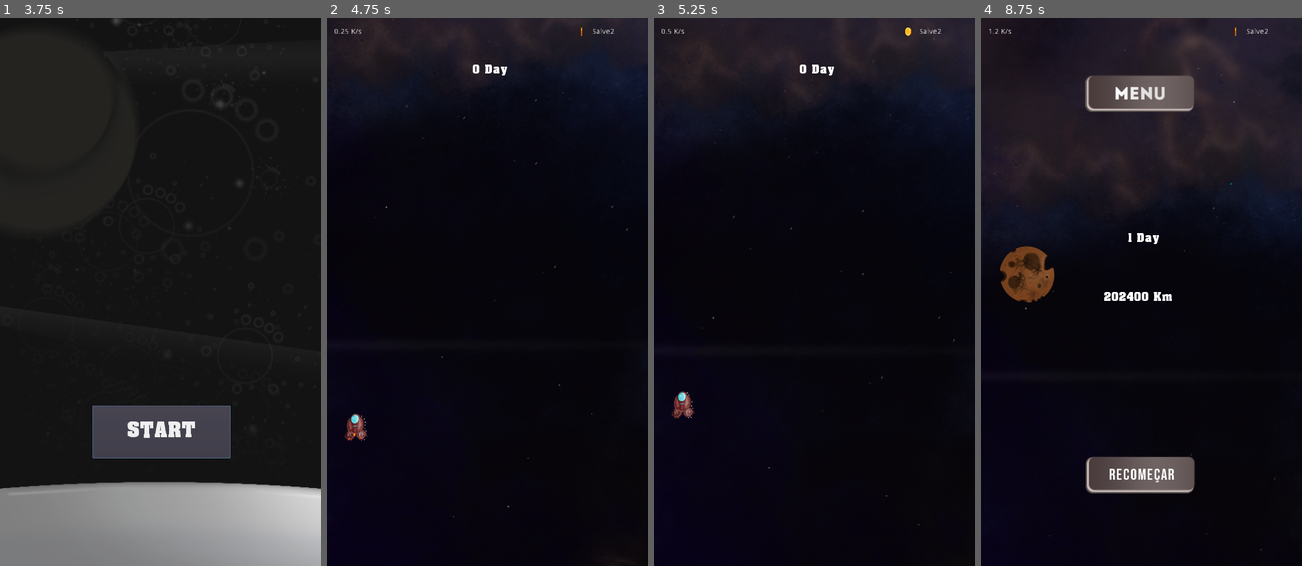
Above: before the commit, frames 1-4 (left to right).
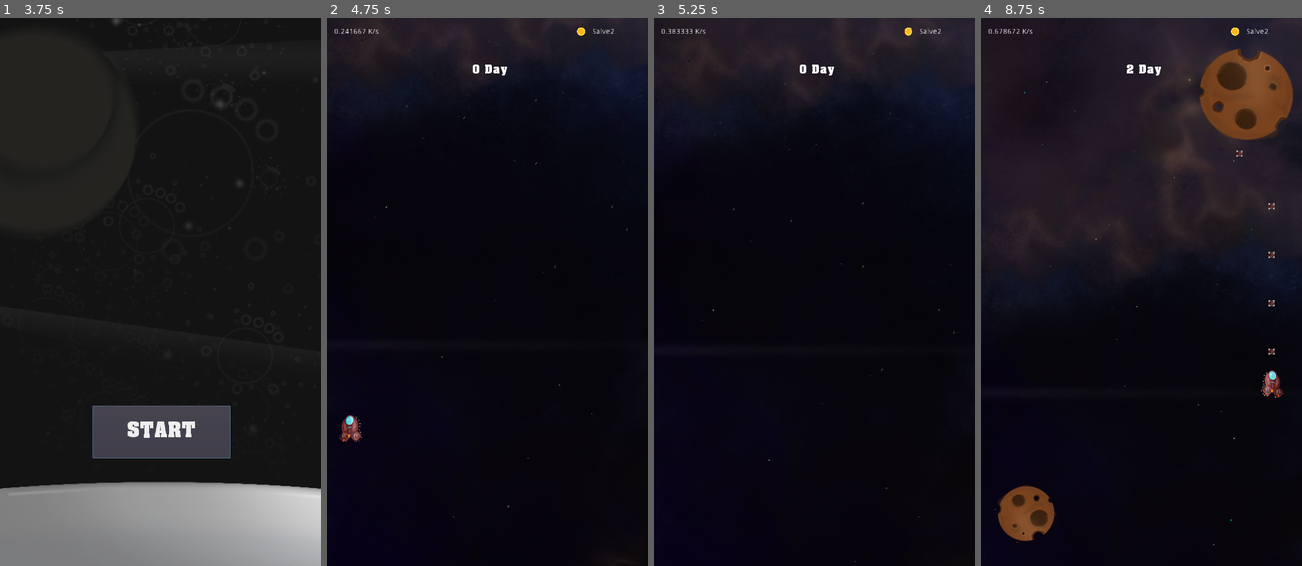
Above: after the commit, the same moments.

Repository: JvLetsBora/Game_lab
Game: Godot game, scene res://scenes/Load.tscn
Two runs of this game, one before a commit and one after it. Both use one fixed random seed, a clock stepped at 60 frames per second and the inputs below.
Inputs (mouse positions are in pixels of both pictures, inside the frame that each line leads up to):
- Up to frame 1 (3.75 s): move the mouse to (231, 264) at 0.52 s; hold Right (ui_right) 0.53-1.25 s; click (231, 264) at 0.67 s; drag from (96, 319) to (144, 401) at 1.27 s; move the mouse to (192, 171) at 2.02 s; hold Right (ui_right) 2.03-2.75 s; click "START" at 2.75 s; click "START" at 3.5 s
- Up to frame 2 (4.75 s): drag from (471, 401) to (391, 209) at 4.27 s
- Up to frame 3 (5.25 s): move the mouse to (910, 374) at 5.02 s; hold Left (ui_left) from 5.03 s (still down)
- Up to frame 4 (8.75 s): release Left (ui_left) at 5.75 s; drag from (1045, 209) to (1009, 379) at 5.77 s; move the mouse to (1157, 292) at 6.52 s; hold Left (ui_left) 6.53-7.25 s; click (1157, 292) at 6.67 s; drag from (1093, 155) to (1009, 302) at 7.27 s; move the mouse to (1212, 264) at 8.02 s; hold Up (ui_up) from 8.03 s (still down)

Frame 1 is identical in both runs. In frame 2, 0.4% of the frame differs, in the area x 3-81%, y 1-78%; in frame 3, 0.4%; in frame 4, 17%, in the area x 0-100%, y 1-98%.

Commit message:
..

Diff:
--- a/Nave_Combat/prefebs/Nave.tscn
+++ b/Nave_Combat/prefebs/Nave.tscn
@@ -58,6 +58,7 @@
 
 [node name="C_nave" type="CollisionShape2D" parent="Nave"]
 shape = SubResource( 2 )
+disabled = true
 
 [node name="AnimatedSprite" type="AnimatedSprite" parent="."]
 scale = Vector2( 0.8, 0.8 )
--- a/Nave_Combat/scenes/Main.tscn
+++ b/Nave_Combat/scenes/Main.tscn
@@ -170,7 +170,7 @@
 position = Vector2( -21, 6 )
 scale = Vector2( 0.5, 0.5 )
 frames = SubResource( 11 )
-frame = 2
+frame = 5
 playing = true
 
 [node name="Meteoro" parent="." instance=ExtResource( 5 )]
--- a/Nave_Combat/script/Nave.gd
+++ b/Nave_Combat/script/Nave.gd
@@ -25,10 +25,13 @@
 export var esquiva = 1
 export var coeficiente = 0
 export var frame = 0
+onready var limites_d =  - 76
+onready var limites_e = get_viewport().size.x + 76
 var direcao = 0
 export var direcaoD = 0
 export var direcaoE = 0
 signal tiro
+
 
 func _ready():
 
@@ -78,27 +81,29 @@
 #	print(coeficiente)
 	if(Global.Jogo_on == true):
 		direcao = direcaoE+direcaoD
-		if(direcao > 0 and position.x < 558):
+		if(direcao > 0 and position.x < limites_e):
 			if(coeficiente > 0.5):
 				coeficiente -= (coeficiente)*delta
 
 			$AnimatedSprite.animation = "andandoD"
+
 			position.x += (velocidade*delta*esquiva)*direcao
 			if(position.y < 720):position.y += esquiva
 
-		if(direcao < 0 and  position.x > 60):
+		if(direcao < 0 and  position.x > limites_d):
 			if(coeficiente > 0.5):
 				coeficiente -= (coeficiente)*delta
 
 			$AnimatedSprite.animation = "andandoE"
+
 			position.x += (velocidade*delta*esquiva)*direcao
 			if(position.y < 720):position.y += esquiva
 
-		if(direcao == 0 or position.x <= 60 or position.x >= 558):
+		if(direcao == 0 or position.x <= limites_d or position.x >= limites_e):
 			if coeficiente < vel_limite or coeficiente < vel_limite*1.3 and position.y <= 330:
 				coeficiente += (delta/2)
-			#direcaoE = 0
-			#direcaoD = 0
+			direcaoE = 0
+			direcaoD = 0
 			if(position.y > 320):
 				position.y -= 1+coeficiente
 
